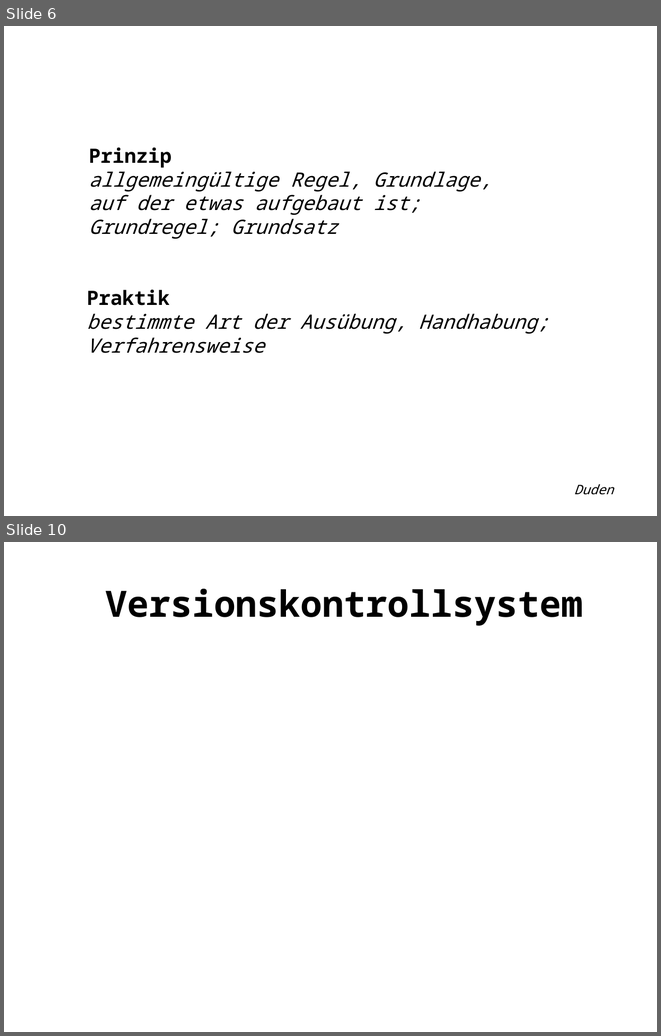
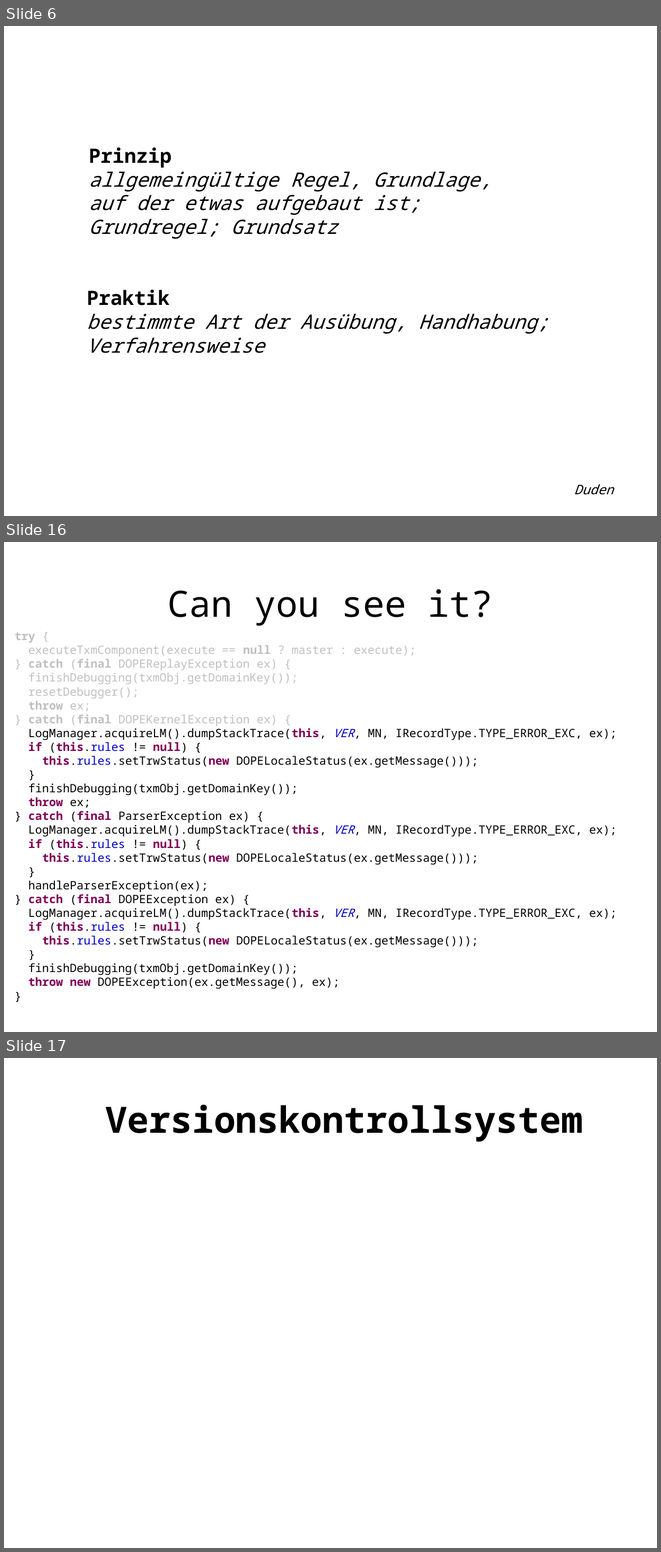
Before and after one commit to Weltraumschaf/Slides, a slide deck: CleanCodeDeveloper/RoterDan1/CCD_Roter_Dan_1.odp. Shown one above the other, each under a label of ours: slides 6 and 10 before the commit, slides 6, 16 and 17 after it; the slides between them are not shown. The pictures are 661x1036 and 661x1552 pixels, drawn with LibreOffice and Linux fonts; fonts in the diff are those of the drawing. Boxes give left, top, right and bottom in pixels: in the first picture for what was removed or moved away, otherwise in the second. Text is boxed around its words. In the diff, an @@ line names an element or a change of style, - is before the commit and + after.

```diff
--- a/CleanCodeDeveloper/RoterDan1/CCD_Roter_Dan_1.odp
+++ b/CleanCodeDeveloper/RoterDan1/CCD_Roter_Dan_1.odp
@@ slide 16 added at bbox=[4, 542, 657, 1032], background #FFFFFF @@
@@ title added at bbox=[167, 589, 493, 626], 44 pt, text #000000 @@
+Can you see it?
@@ text added at bbox=[15, 632, 617, 989], 14 pt, text #000000 @@
+try {
+executeTxmComponent(execute == null ? master : execute);
+} catch (final DOPEReplayException ex) {
+finishDebugging(txmObj.getDomainKey());
+resetDebugger();
+throw ex;
+} catch (final DOPEKernelException ex) {
+LogManager.acquireLM().dumpStackTrace(this, VER, MN, IRecordType.TYPE_ERROR_EXC, ex);
+if (this.rules != null) {
+this.rules.setTrwStatus(new DOPELocaleStatus(ex.getMessage()));
+}
+finishDebugging(txmObj.getDomainKey());
+throw ex;
+} catch (final ParserException ex) {
+LogManager.acquireLM().dumpStackTrace(this, VER, MN, IRecordType.TYPE_ERROR_EXC, ex);
+if (this.rules != null) {
+this.rules.setTrwStatus(new DOPELocaleStatus(ex.getMessage()));
+}
+handleParserException(ex);
+} catch (final DOPEException ex) {
+LogManager.acquireLM().dumpStackTrace(this, VER, MN, IRecordType.TYPE_ERROR_EXC, ex);
+if (this.rules != null) {
+this.rules.setTrwStatus(new DOPELocaleStatus(ex.getMessage()));
+}
+finishDebugging(txmObj.getDomainKey());
+throw new DOPEException(ex.getMessage(), ex);
+}
@@ what was slide 10 is now slide 17 @@
```
Also in this commit, not shown: 2 slides changed, 7 other slides added, 1 slide removed, 1 other file.
